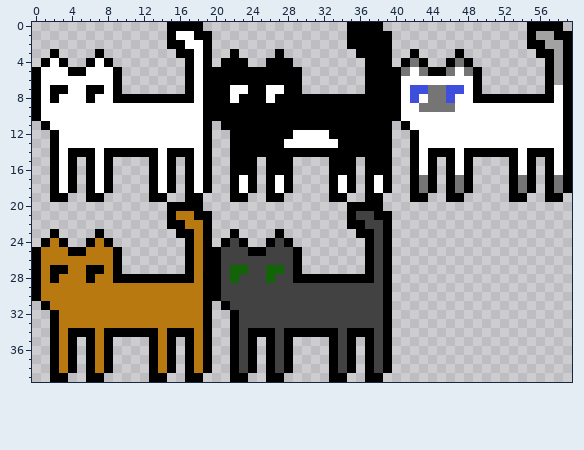
Pixel-art sprite, stored at data/cats.png. Above: the version before the commit.
The file is 60x40 pixels.
After:
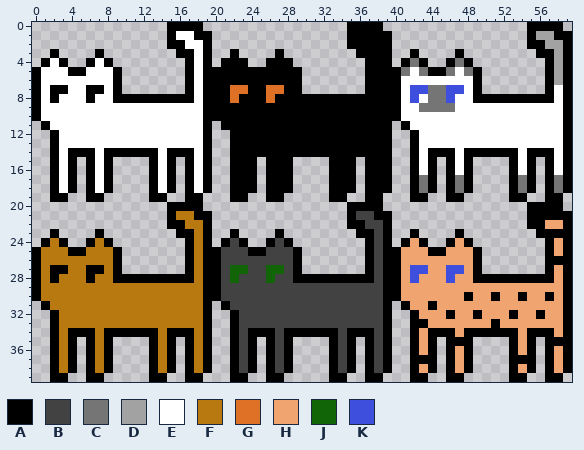
Palette (. is transparent): A #000000  B #424242  C #757575  D #a2a2a2  E #ffffff  F #b77910  G #df7126  H #f0a571  J #116507  K #3e4fde
From old to new:
y 7: x 22..23 EE -> GG; x 26..27 EE -> GG
y 8: x 22 E -> G; x 26 E -> G
y 12: x 29..32 EEEE -> AAAA
y 13: x 28..33 EEEEEE -> AAAAAA
y 17..18: x 23 E -> A; x 27 E -> A; x 34 E -> A; x 38 E -> A
y 20: x 55..58 .... -> AAAA
y 21: x 55..59 ..... -> AAAAA
y 22: x 55..59 ..... -> AAHHA
y 23: x 42 . -> A; x 47 . -> A; x 56..59 .... -> AAAA
y 24: x 41..43 ... -> AHA; x 46..48 ... -> AHA; x 57..59 ... -> AHA
y 25: x 40..49 .......... -> AHHHAAHHHA; x 57..59 ... -> AHA
y 26: x 40..49 .......... -> AHHHHHHHHA; x 57..59 ... -> AAA
y 27: x 40..49 .......... -> AHKKHHKKHA; x 57..59 ... -> AHA
y 28: x 40..59 .................... -> AHKHHHKHHAAAAAAAAAHA
y 29: x 40..59 .................... -> AHHHHHHHHHHHHHHHHHHA
y 30: x 40..59 .................... -> AHHHHHHHAHHAHHAHHAHA
y 31: x 41..59 ................... -> AHHAHHHHHHHHHHHHHHA
y 32: x 42..59 .................. -> AHHHAHHAHHHAHHAHHA
y 33: x 42..59 .................. -> AAHHHHHHHAHHHHHHHA
y 34: x 42..59 .................. -> AHAAAHAAAAAAHAAAHA
y 35: x 42..44 ... -> AHA; x 46..48 ... -> AAA; x 53..55 ... -> AHA; x 57..59 ... -> AAA
y 36: x 42..44 ... -> AHA; x 46..48 ... -> AHA; x 53..55 ... -> AHA; x 57..59 ... -> AHA
y 37: x 42..44 ... -> AAA; x 46..48 ... -> AHA; x 53..55 ... -> AAA; x 57..59 ... -> AHA
y 38: x 42..44 ... -> AHA; x 46..48 ... -> AHA; x 53..55 ... -> AHA; x 57..59 ... -> AHA
y 39: x 42..43 .. -> AA; x 46..47 .. -> AA; x 53..54 .. -> AA; x 57..58 .. -> AA
Pixel boxes of the changes (left, top, right, bottom) in both pictures:
changed: (230, 85, 284, 103)
changed: (275, 130, 383, 193)
changed: (239, 175, 248, 193)
added: (392, 202, 572, 382)
